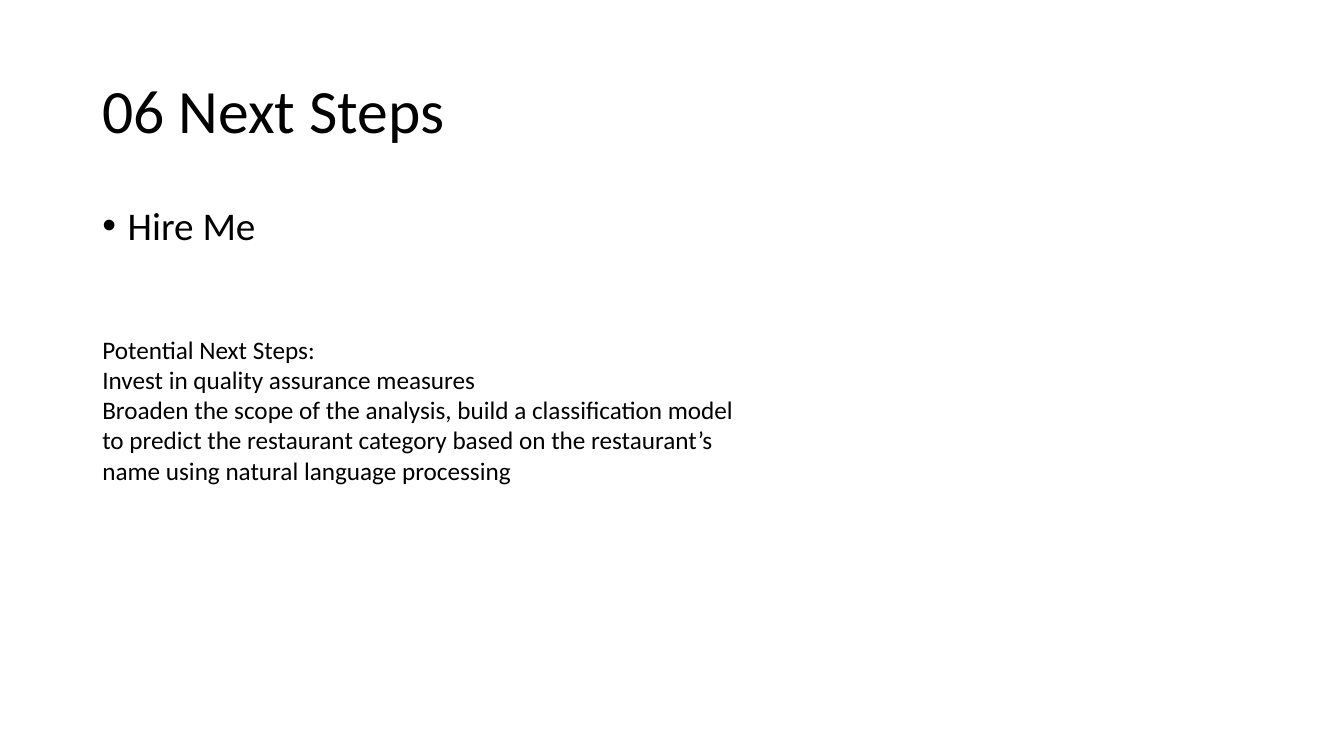
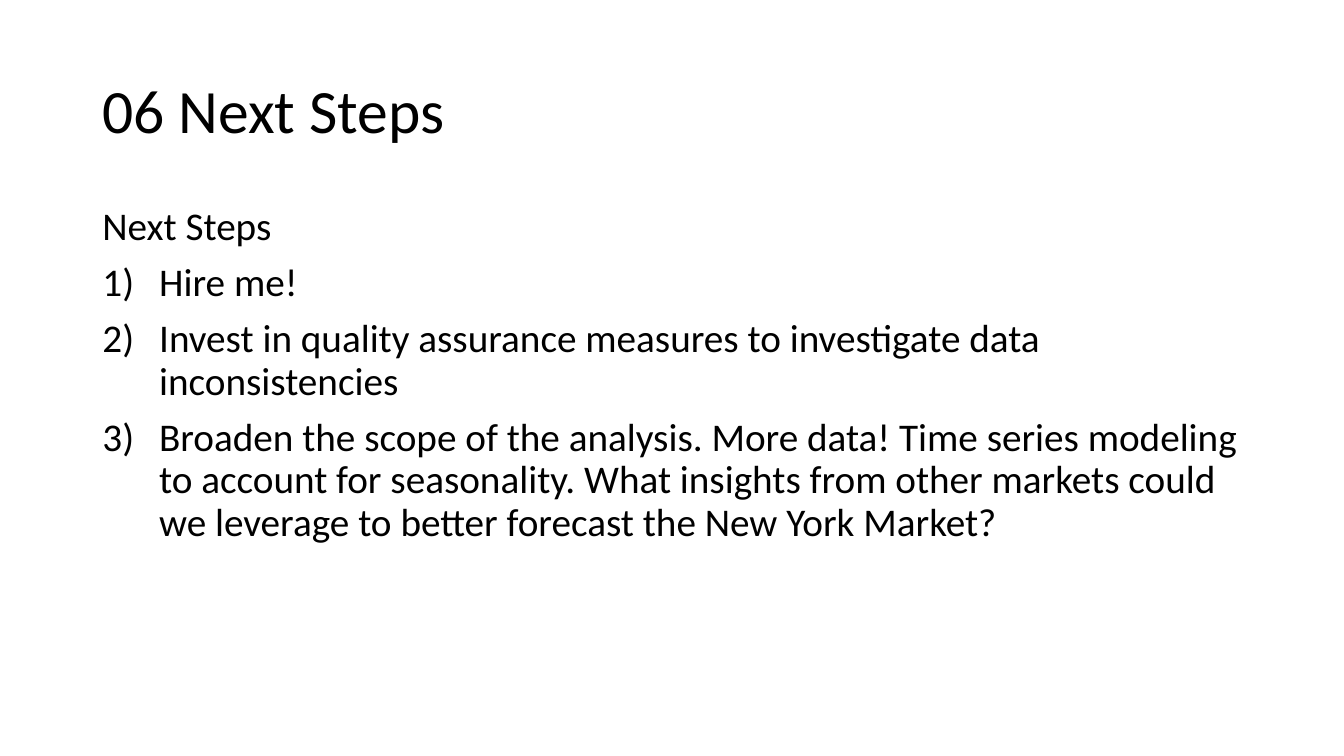
Before and after one commit to sstarkjr/PM_MarketAnalysis, a slide deck: slide 15 of Stephen_Stark_Analysis.pptx (slide 19 before the commit). Drawn at 1344x756 pixels with LibreOffice and Linux fonts; fonts in the diff are those of the drawing. Boxes give left, top, right and bottom in pixels: in the first picture for what was removed or moved away, otherwise in the second. Text is boxed around its words. In the diff, an @@ line names an element or a change of style, - is before the commit and + after.

```diff
--- a/Stephen_Stark_Analysis.pptx
+++ b/Stephen_Stark_Analysis.pptx
@@ text at bbox=[102, 214, 1237, 543]: text changed @@
-• Hire Me
+Next Steps
+1) Hire me!
+2) Invest in quality assurance measures to investigate data inconsistencies
+3) Broaden the scope of the analysis. More data! Time series modeling to account for seasonality. What insights from other markets could we leverage to better forecast the New York Market?
@@ text removed at bbox=[102, 341, 733, 485] @@
-Potential Next Steps:
-Invest in quality assurance measures
-Broaden the scope of the analysis, build a classification model to predict the restaurant category based on the restaurant’s name using natural language processing
```
Also in this commit, not shown: 12 other slides changed, 2 slides added, 2 slides removed, 1 other file.
